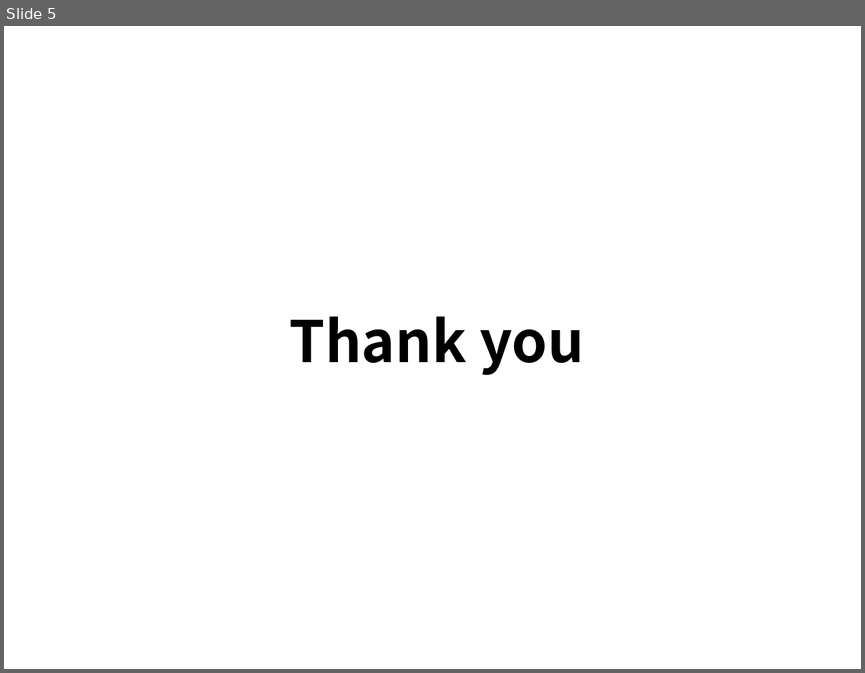
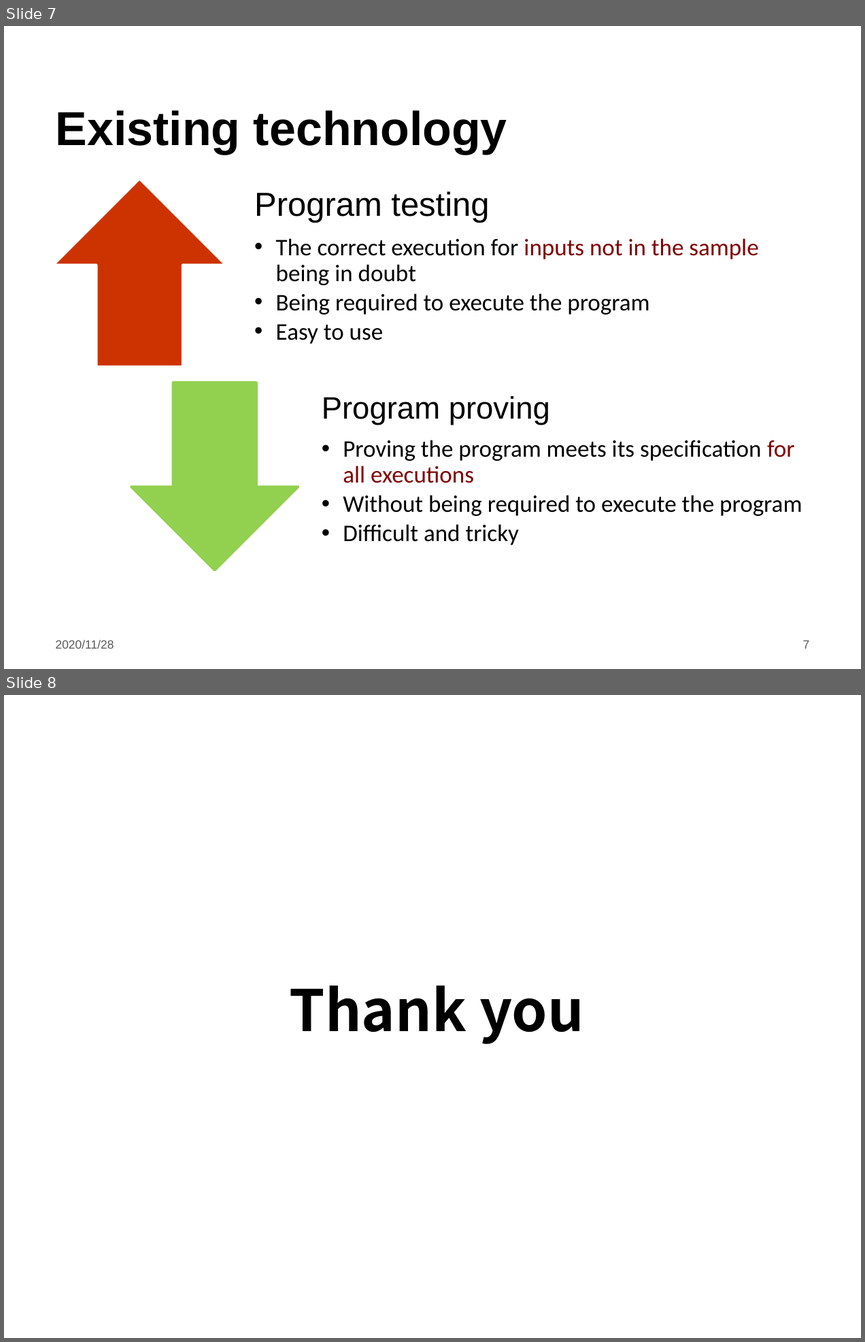
Before and after one commit to LintianShi/Research-Proposal, a slide deck: Symbolic_execution.pptx. Shown one above the other, each under a label of ours: slide 5 before the commit, slides 7 and 8 after it. The pictures are 865x673 and 865x1342 pixels, drawn with LibreOffice and Linux fonts; fonts in the diff are those of the drawing; background and template pictures are left out. Boxes give left, top, right and bottom in pixels: in the first picture for what was removed or moved away, otherwise in the second. Text is boxed around its words. In the diff, an @@ line names an element or a change of style, - is before the commit and + after.

```diff
--- a/Symbolic_execution.pptx
+++ b/Symbolic_execution.pptx
@@ slide 7 added at (x1=4, y1=26, x2=861, y2=669), background #FFFFFF @@
@@ title added at (x1=56, y1=110, x2=507, y2=154), 40 pt, text #000000, bold @@
+Existing technology
@@ group added at (x1=54, y1=178, x2=802, y2=570): 2 texts, 1 up arrow, 1 down arrow @@
+Program testing
+  •• The correct execution for inputs not in the sample being in doubt
+  •• Being required to execute the program
+  •• Easy to use
+Program proving
+  •• Proving the program meets its specification for all executions
+  •• Without being required to execute the program
+  •• Difficult and tricky
@@ text added at (x1=56, y1=639, x2=114, y2=648), 10 pt, text #595959 @@
+2020/11/28
@@ page number added at (x1=803, y1=640, x2=810, y2=648), 10 pt, text #595959 @@
+7
@@ what was slide 5 is now slide 8 @@
```
Also in this commit, not shown: 4 slides changed, 2 other slides added, 1 other file.
